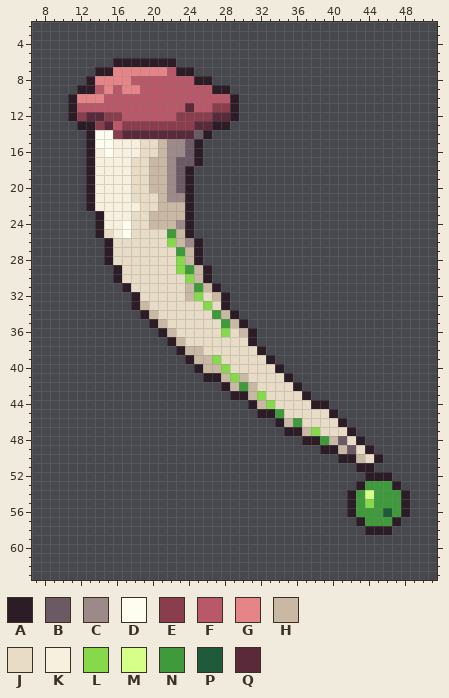
Two versions of one pixel-art file, aseprite-source/v3/items/final/ph/snake-fang.aseprite. Above: the version before the commit.
64x64 pixels, 1 frame. Colours within 5 levels of each other are drawn and written as one. Shown: x 7..51, y 2..63.
Palette (. is transparent): A #2b1c26  B #6b5a63  C #9c8a8a  D #fffcf0  E #8a3d4c  F #b85868  G #e58588  H #c9b8a4  J #e8dcc6  K #f8f0de  L #86d94a  M #d6ff8a  N #3f9a3c  P #1f5a3a  Q #5a2a3a
Pixels before (only the part around the change), first column x 7:
 2 .............................................
 3 .............................................
 4 .............................................
 5 .............................................
 6 .........AAAAAAA.............................
 7 .......AAGGGGGGFAA...........................
 8 ......AGGGGFFFFFFFAA.........................
 9 .....AAFGFGGFFFFFFFFAA.......................
10 ....AGGGFFFFFFFFFFFFFFA......................
11 ....AFFFFFFFFFFFFQFFEEA......................
12 ....AEQQEEFFFFFFEEEEQQA......................
13 .....AAEQFEEEEEEEEQQAA.......................
14 ......ADDEQQQQQQQQBA.........................
15 ......ADDKKKJJHCCBA..........................
16 ......AKDKKKJJHCCBA..........................
17 ......AKKKKJJHHCBBA..........................
18 ......AKKKKJJHHCBA...........................
19 ......AKKKKJJHHCBA...........................
20 ......AKKKKJJHHCBA...........................
21 ......AKKKKJJJHCCA...........................
22 ......AKKKKKJJHHHA...........................
23 .......AKKKJJHHHHA...........................
24 .......AKKDJJHHHCA...........................
25 .......AJKDJJJJNHA...........................
26 ........AJJJJJJLHCA..........................
27 ........AJJJJJJJNHA..........................
28 ........AJJJJJJJLHA..........................
29 .........AJJJJJJLNHA.........................
30 .........AJJJJJJJLHA.........................
31 ..........AJJJJJJHNHA........................
32 ...........AJJJJJHLJHA.......................
33 ...........AHJJJJJJLJA.......................
34 ............AHJJJJJJNHA......................
35 .............AHJJJJJJNHA.....................
36 ..............AHJJJJJLJHA....................
37 ...............AHJJJJJJJA....................
38 ................AHHJJJJJJA...................
39 .................AHHLJJJJJA..................
40 ..................AHHLJJJJJA.................
41 ...................AAHLHJJJJA................
42 .....................AHNHJJJJA...............
43 ......................AAHLJJJJA..............
44 ........................AHLJJJJAA............
45 .........................AANJJJJJA...........
46 ...........................AHNJJJJA..........
47 ............................AAHLJJJA.........
48 ..............................AANHBJA........
49 ................................AAHBJA.......
50 ..................................AAHJA......
51 ....................................AA.......
52 .....................................AAA.....
53 ....................................ANNNA....
54 ...................................ANMNNNA...
55 ...................................ANLNNNA...
56 ...................................ANNNPNA...
57 ....................................ANNNA....
58 .....................................AAA.....
59 .............................................
60 .............................................
61 .............................................
62 .............................................
63 .............................................
The same view after the edit:
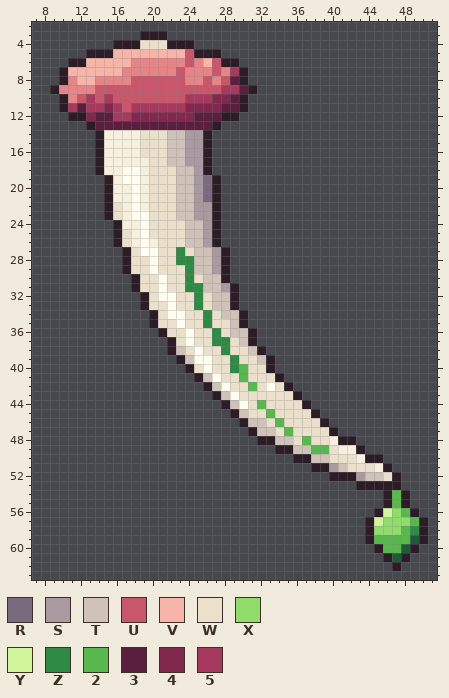
Colours new in this view: R #7a6a7e  S #a89aa0  T #cfc2b8  U #c9576c  V #f7b4a8  W #ebe0cc  X #92dc6c  Y #d0f59a  Z #2f8a45  2 #58b84e  3 #5a1f3e  4 #80284e  5 #a63a5e
Edits made:
Changed rows in their new state; - is an unchanged pixel.
first column x 9:
 3 ----------AAA-----------------------------
 4 -------AAAWWWAAA--------------------------
 5 ----AAAVVVVVVVVUAAA-----------------------
 6 --AAVVVVVGGGGGGUGVUAA---------------------
 7 -AVVVVVV-----GUGGGUG5A--------------------
 8 -AGVV----UUUUUUGGUGU3A--------------------
 9 AGGGGUUUUUUUUUUUUUU553A-------------------
10 -AGU5U5UUUUUUUU555443A--------------------
11 -A535545U555555444433A--------------------
12 ---A433554444444333A----------------------
13 ---.-3333333333333-.----------------------
14 ----.AKKKKWWWTTSS-------------------------
15 ----.AK---WWWTTSSA------------------------
16 ----.AK---WWWTTSSA------------------------
17 ----.A---KKWWTTSSA------------------------
18 ----.A--DDKWWWTTSA------------------------
19 ----..A-DDKWWWTTSRA-----------------------
20 ----..A--DKWWWTTSRA-----------------------
21 ----..A--DKWWWTTSRA-----------------------
22 ----..AW-DKWWWTTSSA-----------------------
23 -----.AW-DDWWWTTSSA-----------------------
24 -----..AKKDWWWWTTSA-----------------------
25 -----..AWKDWWWWTTSA-----------------------
26 ------.AWKDKWWWTTSA-----------------------
27 ------..AWDDWWZWTTSA----------------------
28 ------..AWWDWWZZTTSA----------------------
29 -------.AWWDWWWZTTSA----------------------
30 -------..AWWDWWZWTTA----------------------
31 --------.AWWDWWZZTTSA---------------------
32 ---------.AWDDWWZWTTA---------------------
33 ---------.AWWDWWZWTTA---------------------
34 ----------.AWDDWWZWTTA--------------------
35 ------------WWDWWZWWT---------------------
36 -------------WWDWWZWTT--------------------
37 --------------WDWWZZWT--------------------
38 -------------ATWDWWZWWT-------------------
39 --------------ATDDWWZWWT------------------
40 ---------------AWDWWZ2WWA.----------------
41 ----------------ATDWW2WWWA.---------------
42 -----------------ATDWW2WDWA.--------------
43 ------------------ATDWWWWWWA.-------------
44 -------------------ATDW2WWWWA..-----------
45 --------------------ATWW2WWWWA..----------
46 ---------------------ATTW2WWWWA..---------
47 ----------------------ATTW2WWWWA..--------
48 -----------------------AATTW2WWKAA.-------
49 -------------------------AATT22WKKA.------
50 ---------------------------AATTWWWKA------
51 -----------------------------AASTWWWKA----
52 -------------------------------AAASTTWA---
53 -----------------------------------AAA----
54 ---------------------------------....A2---
55 ---------------------------------....A2---
56 ---------------------------------...AYX2A-
57 ----------------------------------.AYXXX2A
58 ------------------------------------XXX2ZA
59 -----------------------------------A2222PA
60 ------------------------------------A22PA-
61 -------------------------------------APA--
62 --------------------------------------A---
